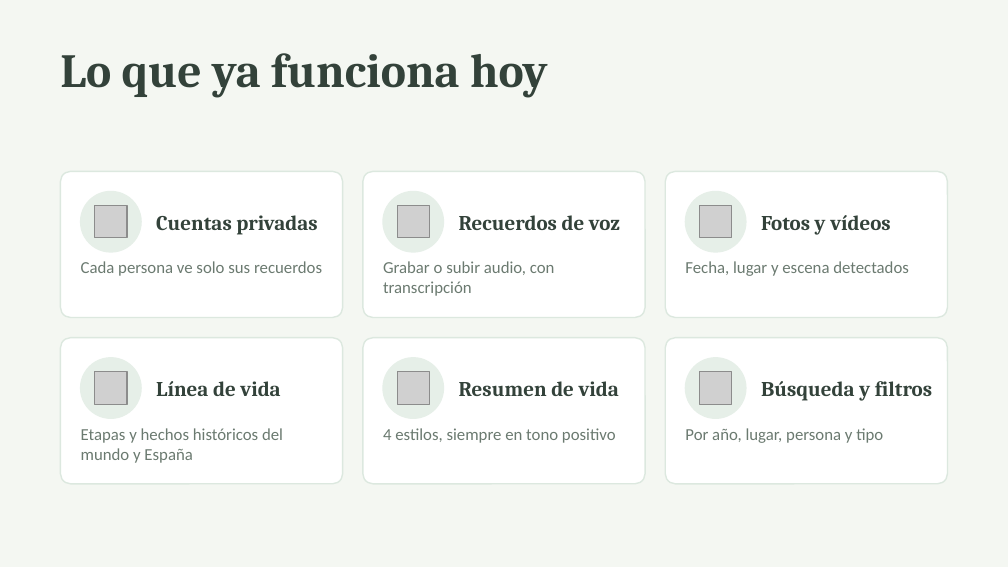
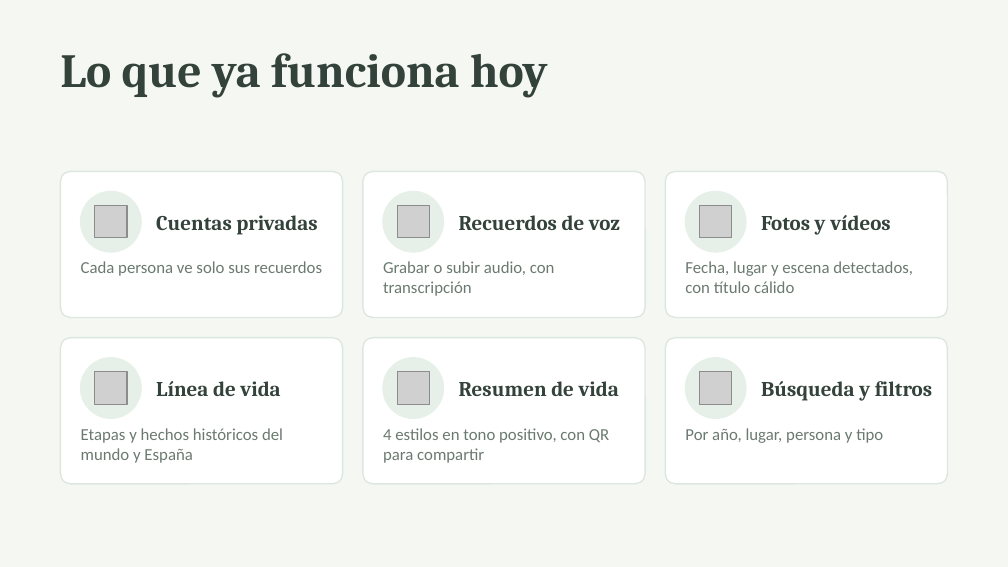
Before and after one commit to jgzmac/mis-memorias-de-oro, a slide deck: slide 4 of docs/Mis-Memorias-de-Oro-presentacion.pptx. Drawn at 1008x567 pixels with LibreOffice and Linux fonts; fonts in the diff are those of the drawing; grey boxes stand for pictures. Boxes give left, top, right and bottom in pixels: in the first picture for what was removed or moved away, otherwise in the second. Text is boxed around its words. In the diff, an @@ line names an element or a change of style, - is before the commit and + after.

```diff
--- a/docs/Mis-Memorias-de-Oro-presentacion.pptx
+++ b/docs/Mis-Memorias-de-Oro-presentacion.pptx
@@ text at <box>685,261,913,293</box>: text changed @@
-Fecha, lugar y escena detectados
+Fecha, lugar y escena detectados, con título cálido
@@ text at <box>383,428,609,463</box>: text changed @@
-4 estilos, siempre en tono positivo
+4 estilos en tono positivo, con QR para compartir
```
Also in this commit, not shown: 2 other slides changed, 2 other files.
